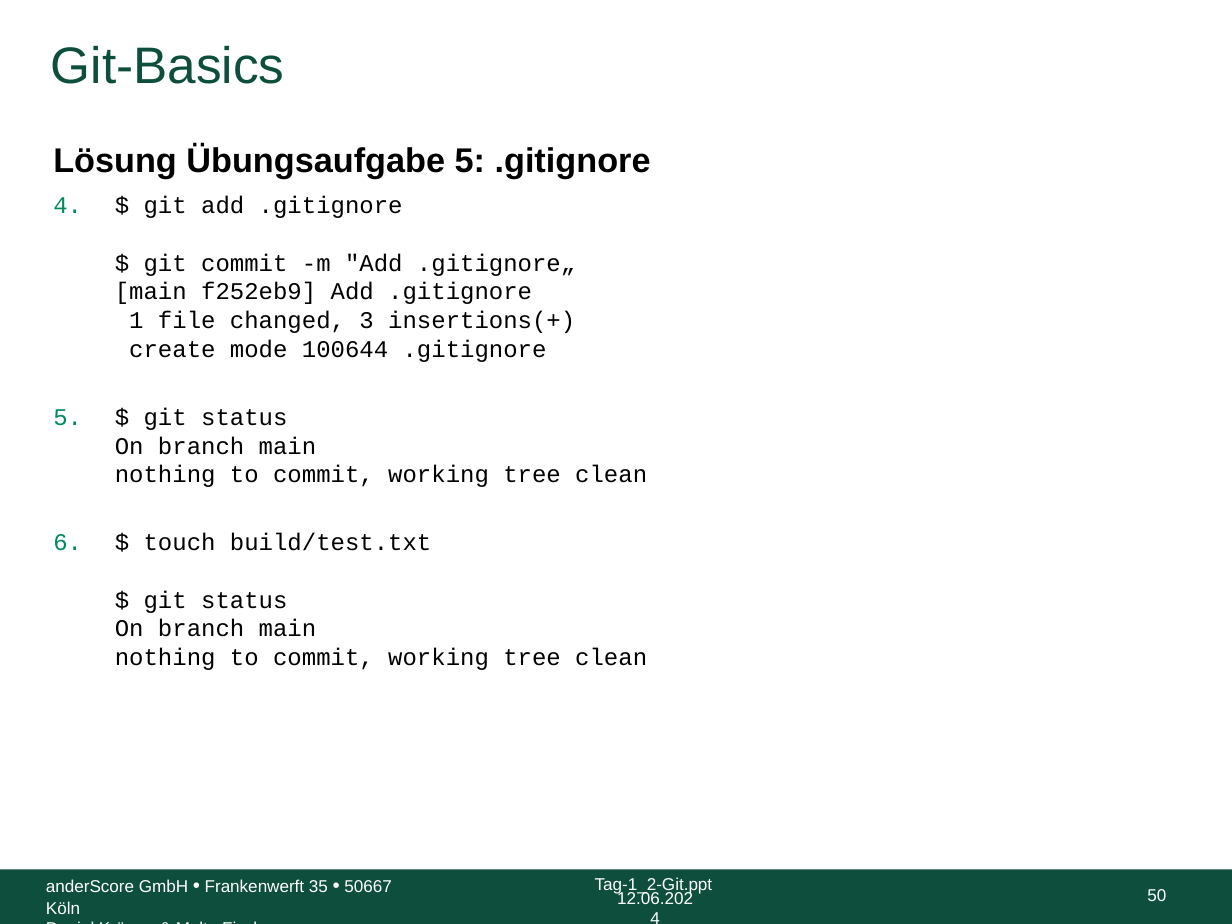
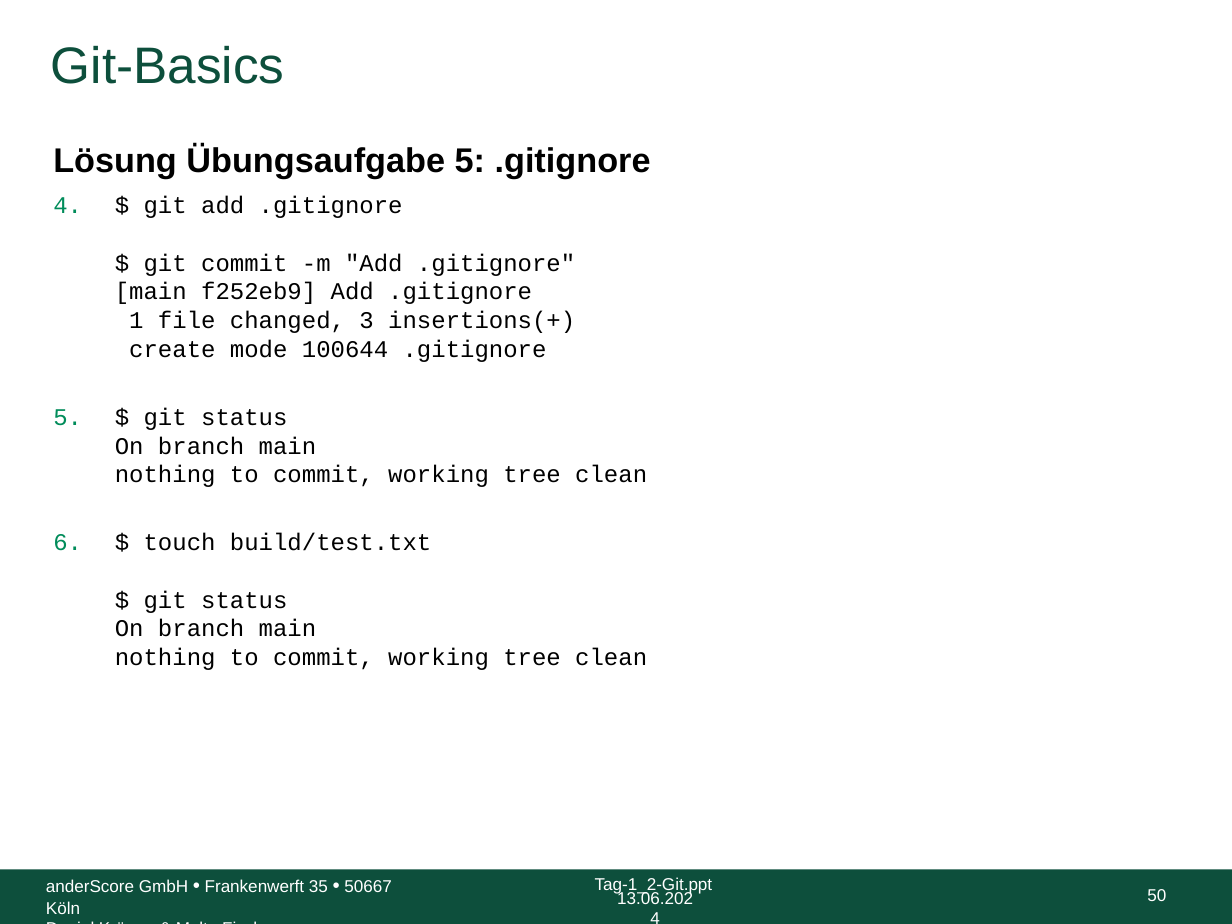
Before and after one commit to anderscore-gmbh/gitlab, a slide deck: slide 50 of slides/Tag-1_2-Git.pptx. Drawn at 1232x924 pixels with LibreOffice and Linux fonts; fonts in the diff are those of the drawing; background and template pictures are left out. Boxes give left, top, right and bottom in pixels: in the first picture for what was removed or moved away, otherwise in the second. Text is boxed around its words. In the diff, an @@ line names an element or a change of style, - is before the commit and + after.

```diff
--- a/slides/Tag-1_2-Git.pptx
+++ b/slides/Tag-1_2-Git.pptx
@@ text at [115, 196, 575, 362]: text changed @@
-4. $ git add .gitignore
-   $ git commit -m "Add .gitignore„
-   [main f252eb9] Add .gitignore
-   1 file changed, 3 insertions(+)
-   create mode 100644 .gitignore
+4. $ git add .gitignore
+   $ git commit -m "Add .gitignore"
+   [main f252eb9] Add .gitignore
+   1 file changed, 3 insertions(+)
+   create mode 100644 .gitignore
@@ text at [617, 890, 693, 904]: text changed @@
-12.06.2024
+13.06.2024
```
Also in this commit, not shown: 79 other slides changed, 1 other file.
